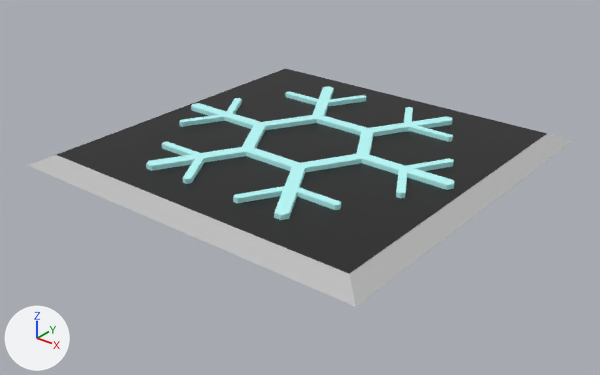
Renders of the FBX model Assets/Traps/freeze trap.fbx from each side of a commit.
Camera for both pictures: a camera (50 mm lens) standing at (2.26, -2.89, 1.59) and looking at (0.02, -0.09, -0.14). Lighting does not change. The marker at lower left points along +X, +Y and +Z. Where no turn or scale is listed for an object, it has been applied to the vertices.

The older version as bpy lines, for what is in view:
```python
me_mesh = bpy.data.meshes.new('Mesh')
me_mesh.from_pydata(...)  # 234 vertices, 186 faces; spans x -0.78..0.78, y -0.68..0.68, z -0.04..0.0
me_mesh.materials.append(mat_lambert3)  # cyan #bcffff
me_mesh_002 = bpy.data.meshes.new('Mesh.002')
me_mesh_002.from_pydata(...)  # 28 vertices, 21 faces; spans x -0.93..0.93, y -0.93..0.93, z 0.0..0.05
# faces by material slot: [12, 9]
me_mesh_002.materials.append(mat_lambert1)  # grey #bcbcbc
me_mesh_002.materials.append(mat_lambert2)  # black #191919
ob_pplane2 = bpy.data.objects.new('pPlane2', me_mesh_002)
ob_pplane2.location = (0.0, 0.0, 0.0)
ob_pprism1 = bpy.data.objects.new('pPrism1', me_mesh)
ob_pprism1.location = (0.0, 0.0, 0.069)
```
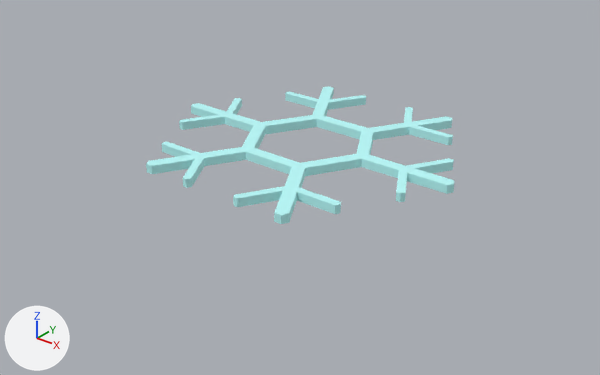
The change in detail:
Object 'pPlane2' (ob_pplane2) is deleted.

Where the change shows, as pixel boxes [x1, y1, x2, y2] in the pictures (600 x 375 px):
'pPlane2', deleted: before [28, 68, 572, 307]
    faces in mat_lambert2 (black #191919): [57, 68, 547, 274]
    faces in mat_lambert1 (grey #bcbcbc): [28, 69, 572, 307]
